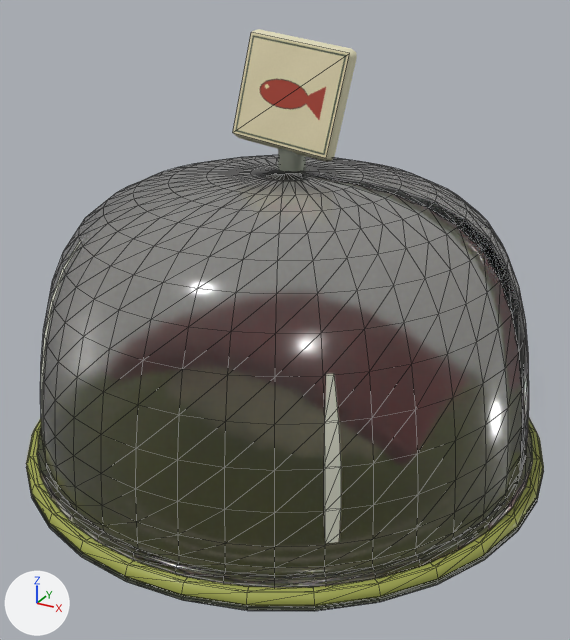
The glTF model public/models/objects/tuna-nigiri.glb: old version first, new version second.
The view is the same before and after, from a camera (50 mm lens) standing at (2.55, -4.63, 3.46) and looking at (0.07, -0.13, 1.21). Every picture has the same lights, and +X, +Y and +Z are marked at lower left. The first picture is the older version. Mesh edges are drawn as thin lines on the coarser meshes. Where no turn or scale is listed for an object, it has been applied to the vertices.

The first picture shows 'tuna · GLASS cloche', 'tuna · GLASS molded foot', 'tuna · PET hard highlight.001', 'tuna · ink plate edge', 'tuna · lacquer plate', 'tuna · painted sign face', 'tuna · plate rim', 'tuna · sign porcelain' and 2 more.
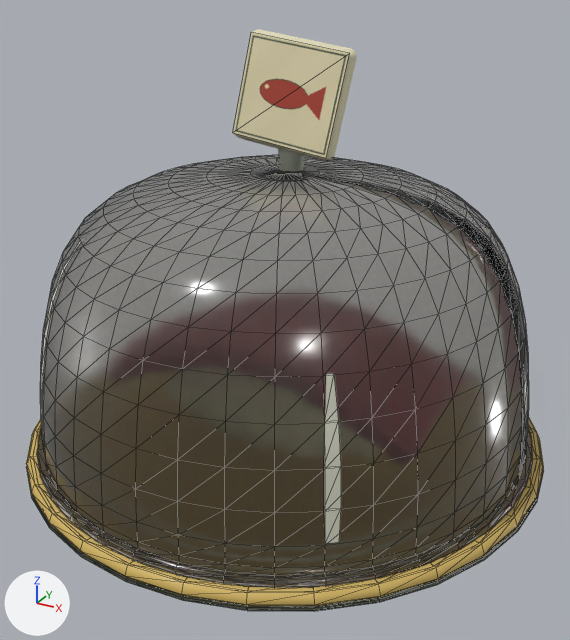
Changed parts and their boxes [x1, y1, x2, y2] in the pictures (570 x 640 px):
'tuna · lacquer plate', recoloured
    both: [26, 419, 544, 606]
'tuna · plate rim', recoloured
    both: [36, 430, 534, 589]

Edits to the bpy script that builds the scene:
```text
Add mat_mustard_yellow_lacquer:
    mat_mustard_yellow_lacquer = bpy.data.materials.new('Mustard yellow lacquer')
    # colours: yellow #d1b361
    # uses the picture img_glaze_normal
    # uses the picture img_glaze_roughness
Change me_tuna___lacquer_plate:
    where me_tuna___lacquer_plate.from_pydata(...)  # 233 vertices, 448 faces; spans x -1.92..1.92, y -1.92..1.92, z 0.0..0.32
    remove me_tuna___lacquer_plate.materials.append(mat_olive_lacquer)
    add me_tuna___lacquer_plate.materials.append(mat_mustard_yellow_lacquer)
Change me_torus_028:
    where me_torus_028.from_pydata(...)  # 192 vertices, 384 faces; spans x -1.88..1.88, y -1.88..1.88, z -0.03..0.03
    remove me_torus_028.materials.append(mat_olive_lacquer)
    add me_torus_028.materials.append(mat_mustard_yellow_lacquer)
```
